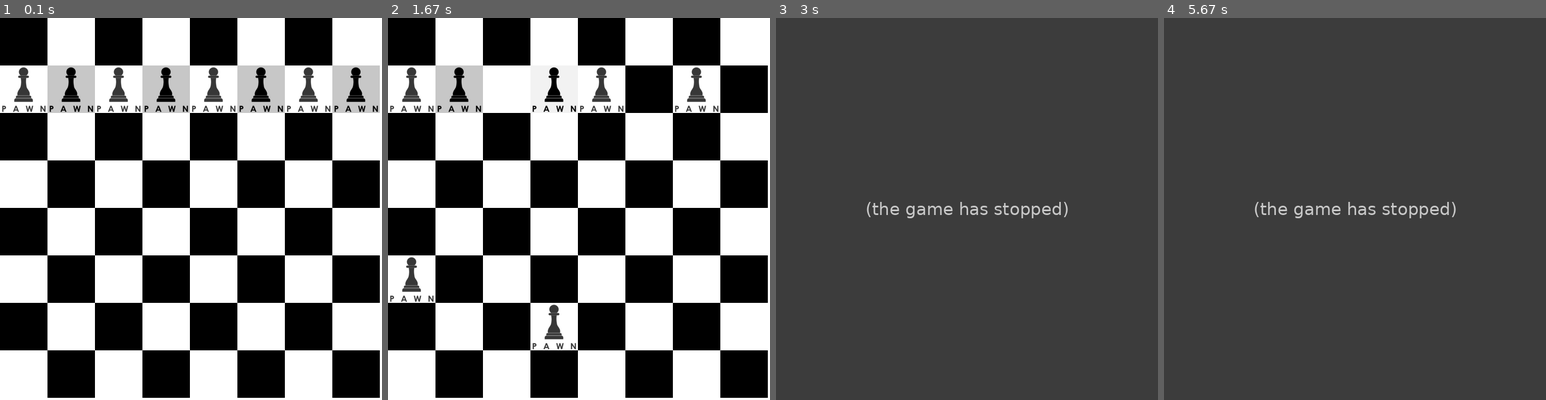
Above: before the commit, frames 1-4 (left to right).
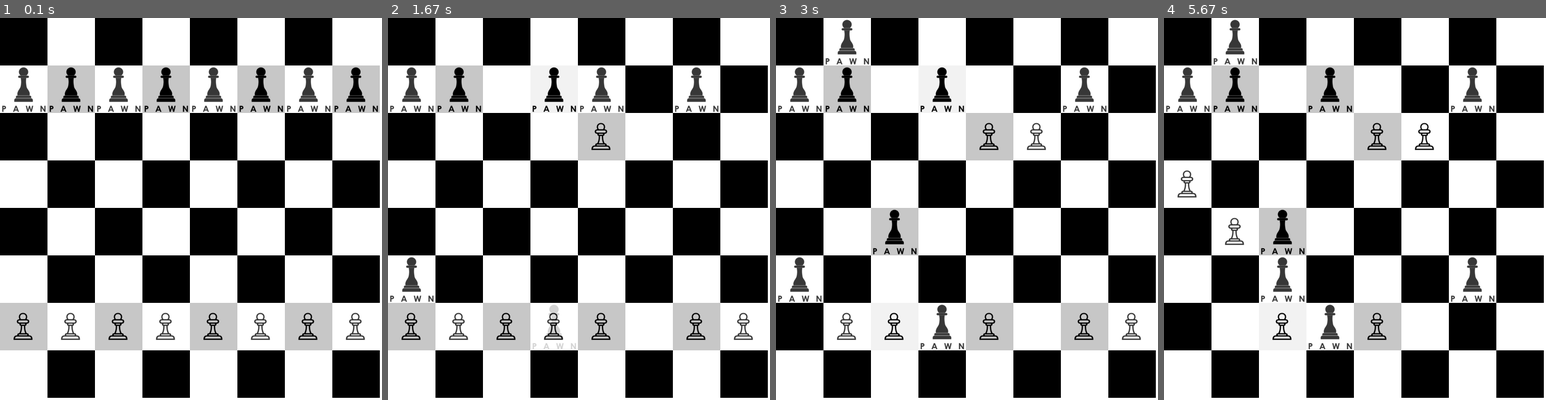
Above: after the commit, the same moments.

Repository: Magulak/Chess---AI
Game: pygame game, started from ChessGui Pygame.py
The game is run twice, just before and just after one commit, with the same random seed, the same clock (stepped at 60 frames per second) and the same inputs.
Inputs (mouse positions are in pixels of both pictures, inside the frame that each line leads up to):
- Up to frame 1 (0.1 s): no input
- Up to frame 2 (1.67 s): press the mouse at (647, 90) at 0.37 s; move the mouse to (605, 98) at 0.47 s; release the mouse at (563, 105) at 0.6 s; press the mouse at (506, 90) at 0.7 s; move the mouse to (475, 205) at 0.8 s; release the mouse at (445, 319) at 0.93 s; press the mouse at (647, 327) at 1.03 s; move the mouse to (643, 239) at 1.13 s; release the mouse at (640, 155) at 1.27 s; press the mouse at (743, 90) at 1.37 s; move the mouse to (655, 216) at 1.47 s; release the mouse at (571, 346) at 1.6 s
- Up to frame 3 (3 s): press the mouse at (1157, 90) at 1.7 s; move the mouse to (1005, 82) at 1.8 s; release the mouse at (852, 79) at 1.93 s; press the mouse at (940, 327) at 2.03 s; move the mouse to (921, 335) at 2.13 s; release the mouse at (898, 346) at 2.27 s; press the mouse at (798, 327) at 2.37 s; move the mouse to (921, 243) at 2.47 s; release the mouse at (1047, 159) at 2.6 s; press the mouse at (989, 90) at 2.7 s; move the mouse to (963, 166) at 2.8 s; release the mouse at (932, 247) at 2.93 s
- Up to frame 4 (5.67 s): press the mouse at (1186, 277) at 3.03 s; move the mouse to (1206, 186) at 3.13 s; release the mouse at (1225, 94) at 3.27 s; press the mouse at (1328, 90) at 3.37 s; move the mouse to (1339, 170) at 3.47 s; release the mouse at (1347, 254) at 3.6 s; press the mouse at (1328, 231) at 3.7 s; move the mouse to (1320, 277) at 3.8 s; release the mouse at (1312, 323) at 3.93 s; press the mouse at (1186, 90) at 4.03 s; move the mouse to (1290, 147) at 4.13 s; release the mouse at (1393, 205) at 4.27 s; press the mouse at (1236, 327) at 4.37 s; move the mouse to (1232, 262) at 4.47 s; release the mouse at (1232, 201) at 4.6 s; press the mouse at (1377, 182) at 4.7 s; move the mouse to (1439, 251) at 4.8 s; release the mouse at (1496, 319) at 4.93 s; press the mouse at (1519, 327) at 5.03 s; move the mouse to (1397, 296) at 5.13 s; release the mouse at (1274, 266) at 5.27 s; press the mouse at (1473, 327) at 5.37 s; move the mouse to (1469, 243) at 5.47 s; release the mouse at (1469, 159) at 5.6 s

The runs differ from the first frame. In frame 1, 6.5% of the frame differs, in the area x 0-96%, y 74-87%; in frame 2, 8.0%; in frame 3, 98%, in the area x 0-100%, y 0-100%; in frame 4, 98%.
Error before the commit: AttributeError: 'NoneType' object has no attribute 'x' (ChessGui Pygame.py line 109); the game stopped at 1.93 s (later frames are placeholders)

Commit message:
Added white pawns, + a lot of code fixing

Diff:
--- a/ChessGui Pygame.py
+++ b/ChessGui Pygame.py
@@ -1,13 +1,15 @@
 import pygame
 from PIL import Image
-
 
 def draw_chessboard(surface):
     for i in range(0, 8):
         for j in range(0, 8):
             if (i + j) % 2 == 0:
                 pygame.draw.rect(surface, black, (i * 87, j * 87, 87, 87))
-
+class NamedRect:
+    def __init__(self, rect, var_name):
+        self.rect = rect
+        self.var_name = var_name
 
 # Window size
 window_size = (700, 700)
@@ -21,28 +23,36 @@
 image = Image.open("Piece.png")
 image = image.resize((87, 87))
 image.save("Piece1.png")
-
-# Load resized image
 image = pygame.image.load('Piece1.png').convert()
 
+w_pawn_img = Image.open("w_pawn.png")
+w_pawn_img = w_pawn_img.resize((87, 87))
+w_pawn_img.save("w_pawn1.png")
+w_pawn_img = pygame.image.load('w_pawn1.png').convert()
+
+
 # Make image see-through
-image.set_alpha(200)
+# image_list = [image, w_pawn_img]
+image.set_alpha(200)  # every object from list of images gets chanel alpha at 200
+w_pawn_img.set_alpha(200)
+# for img in image_list:
+#     img.set_alpha(230)
 
 # list of pieces and their position
 piece_position_list = []
 
 piece_dragging = False
 # ---------------------------------------- CREATING PIECES -----------------------------------------
-# TODO WHITE PIECES
+# TODO BLACK PIECES
 # Create rect based on image, and set its basic coordinates. and make 7 copies of that piece, and set them on board
 # PAWN
-piece = image.get_rect()
-piece.x, piece.y = 0, 87
-x = 1
+b_pawn = image.get_rect()  # image.get rect method only decides size of rect based on image size
+b_pawn.x, b_pawn.y = 0, 87
+x = 0
 while x <= 8:
-    exec(f"piece{x} = piece.copy()\n"
-         f"piece_position_list.append(piece{x})\n"
-         f"piece.x, piece.y = x*87,87")
+    exec(f"b_pawn{x} = b_pawn.copy()\n"
+         f"piece_position_list.append(NamedRect(b_pawn{x},'b_pawn'))\n"
+         f"b_pawn{x}.x, b_pawn{x}.y = x*87,87") # i added {x} to b_pawn
     x = x + 1
     # KNIGHT
     # BISHOP
@@ -50,8 +60,15 @@
     # QUEEN
     # KING
 
-# TODO BLACK PIECES
+# TODO WHITE PIECES
 # PAWN
+white_pawn = w_pawn_img.get_rect()
+x = 0
+while x <= 8:
+    exec(f"w_pawn{x} = white_pawn.copy()\n"
+         f"piece_position_list.append(NamedRect(w_pawn{x},'w_pawn'))\n"
+         f"w_pawn{x}.x, w_pawn{x}.y = x*87,522")
+    x = x + 1
 # KNIGHT
 # BISHOP
 # ROOK
@@ -72,8 +89,6 @@
 back_buffer = pygame.Surface((screen.get_width(), screen.get_height()))
 back_buffer.fill(white)
 
-# TODO make so pieces 'lock in' the centre of a square.
-# TODO add more pieces.
 while running:
 
     # -----------------------------------------  EVENTS  --------------------------------------------
@@ -83,20 +98,20 @@
             running = False
 
         # Detect left mouse click-hold.
-        elif event.type == pygame.MOUSEBUTTONDOWN:
-            if event.button == 1:
+        elif event.type == pygame.MOUSEBUTTONDOWN: # todo make a list of lists? conentents of that lists are:
+            if event.button == 1:   # todo [w_pawn_list, b_pawn_list, w_king_list] and those lists have piece's coords.
                 for piece in piece_position_list:  # Consider collision for every coordinate in list.
-                    if piece.collidepoint(event.pos):
+                    if piece.rect.collidepoint(event.pos):
                         piece_dragging = True
-                        dragged_piece = piece
+                        dragged_piece = piece.rect
                         mouse_x, mouse_y = event.pos
-                        offset_x = piece.x - mouse_x  # Offset - distance between right upper corner of image and cursor
-                        offset_y = piece.y - mouse_y
+                        offset_x = piece.rect.x - mouse_x  # Offset - distance between right upper corner of image and cursor
+                        offset_y = piece.rect.y - mouse_y
 
         elif event.type == pygame.MOUSEBUTTONUP:
             if event.button == 1:
                 for piece in piece_position_list:  # this is fix for app crashing when no piece is clicked
-                    if piece.collidepoint(event.pos):  # Do this, if there is a piece under cursor.
+                    if piece.rect.collidepoint(event.pos):  # Do this, if there is a piece under cursor.
                         piece_dragging = False
                         # if cursor in is in zone of a black/white square then snap it to center of that square.
                         # TODO Position of chess piece is determined by it's left upper corner, it needs better algorithm
@@ -128,12 +143,17 @@
 
     # Draw the chess board
     draw_chessboard(back_buffer)
+    # Draw images of chess pieces on chess board
     screen.blit(back_buffer, (0, 0))
-
-    # Draw images of chess pieces on chess board
-    for piece in piece_position_list:
+    b_pawn_pieces = [piece for piece in piece_position_list if piece.var_name == "b_pawn"]
+    for piece in b_pawn_pieces:
         screen.blit(image, piece)
 
+    # for piece in piece_position_list:
+    #     screen.blit(image, piece)
+    w_pawn_pieces = [piece for piece in piece_position_list if piece.var_name == "w_pawn"]
+    for piece in w_pawn_pieces:
+        screen.blit(w_pawn_img, piece)
     # Update the display
     pygame.display.flip()
 
Binary file removed: pawn.jpg
Binary file added: w_pawn.png
Binary file added: w_pawn1.png
